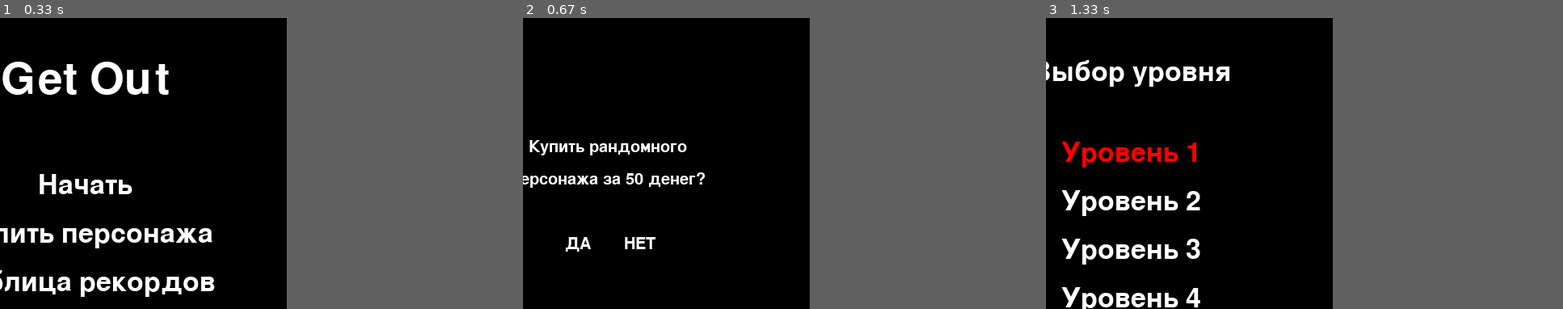
Above: before the commit, frames 1-3 (left to right).
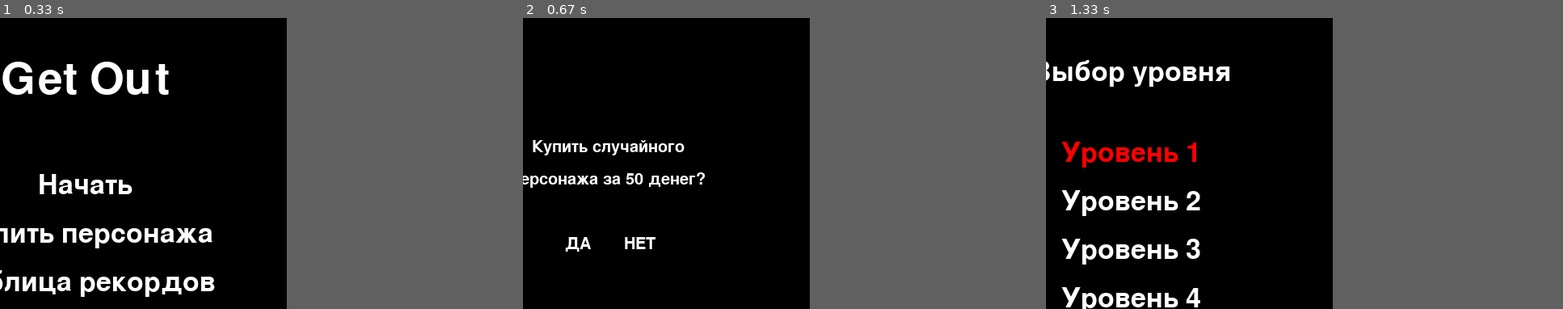
Above: after the commit, the same moments.

Repository: shmlv9/Pygame-Project
Game: pygame game, started from main.py
Two runs of this game, one before a commit and one after it. Both use one fixed random seed, a clock stepped at 60 frames per second and the inputs below.
Inputs (mouse positions are % of the whole screen's width and height, from its top left):
- Up to frame 1 (0.33 s): no input
- Up to frame 2 (0.67 s): click (20, 35) at 0.38 s
- Up to frame 3 (1.33 s): click (17, 39) at 0.72 s; tap Enter at 1 s
The pictures show only the part of the screen within x 11-61%, y 0-50%; the shares and areas given below are measured in that part.

Frame 1 is identical in both runs. In frame 2, 0.8% of the frame differs, in the area x 1-32%, y 41-48%; in frame 3, nothing differs.

Commit message:
little changes with text

Diff:
--- a/main.py
+++ b/main.py
@@ -22,15 +22,11 @@
 
 
 def draw_balance(surface):
-    """Отображает баланс в левом верхнем углу на переданной поверхности."""
     small_font = pygame.font.Font(None, 30)
     balance_text = small_font.render(f"Баланс: {balance}", True, pygame.Color('white'))
     surface.blit(balance_text, (10, 10))
 
 
-# ==========================
-# Главное меню
-# ==========================
 def main_menu():
     global current_width, current_height, is_fullscreen, screen
     title_font = pygame.font.Font(None, 80)
@@ -111,9 +107,6 @@
         clock.tick(60)
 
 
-# ==========================
-# Экран выбора уровня
-# ==========================
 def start_screen():
     global current_width, current_height, is_fullscreen, screen
     font = pygame.font.Font(None, 50)
@@ -168,9 +161,6 @@
         clock.tick(60)
 
 
-# ==========================
-# Экран выбора персонажа
-# ==========================
 def character_selection():
     global current_character, current_width, current_height, is_fullscreen, screen, owned_characters
     font = pygame.font.Font(None, 50)
@@ -221,15 +211,12 @@
         clock.tick(60)
 
 
-# ==========================
-# Экран покупки персонажа
-# ==========================
 def buy_character_screen():
     global balance, all_characters, owned_characters, current_width, current_height, is_fullscreen, screen
     # Используем меньший шрифт, чтобы текст поместился
     buy_font = pygame.font.Font(None, 30)
     # Разбиваем текст вопроса на две строки
-    question_text1 = buy_font.render("Купить рандомного", True, pygame.Color('white'))
+    question_text1 = buy_font.render("Купить случайного", True, pygame.Color('white'))
     question_text2 = buy_font.render("персонажа за 50 денег?", True, pygame.Color('white'))
     yes_text = buy_font.render("ДА", True, pygame.Color('white'))
     no_text = buy_font.render("НЕТ", True, pygame.Color('white'))
@@ -298,9 +285,6 @@
         clock.tick(60)
 
 
-# ==========================
-# Экран таблицы рекордов
-# ==========================
 def leaderboard_screen():
     global current_width, current_height, is_fullscreen, screen
     # Используем отдельные шрифты для заголовка, списка рекордов и подсказки
@@ -357,9 +341,6 @@
         clock.tick(60)
 
 
-# ==========================
-# Экран победы
-# ==========================
 def victory_screen(time_str):
     global current_width, current_height, screen
     while True:
@@ -402,9 +383,6 @@
         clock.tick(60)
 
 
-# ==========================
-# Основной игровой цикл
-# ==========================
 def game_loop(level):
     global balance, current_width, current_height, is_fullscreen, screen, current_character, owned_characters
     tile_images = {
@@ -413,7 +391,6 @@
         'exit': load_image('exit.png'),
         'money': load_image('floor-with-money.png')
     }
-    # Используем выбранного персонажа из списка owned_characters
     player_image = load_image(owned_characters[current_character])
     player_image = pygame.transform.scale(player_image, (40, 40))
     tile_width = tile_height = 50
@@ -610,7 +587,6 @@
         clock.tick(60)
 
 
-
 while True:
     option = main_menu()
     if option == "start":
